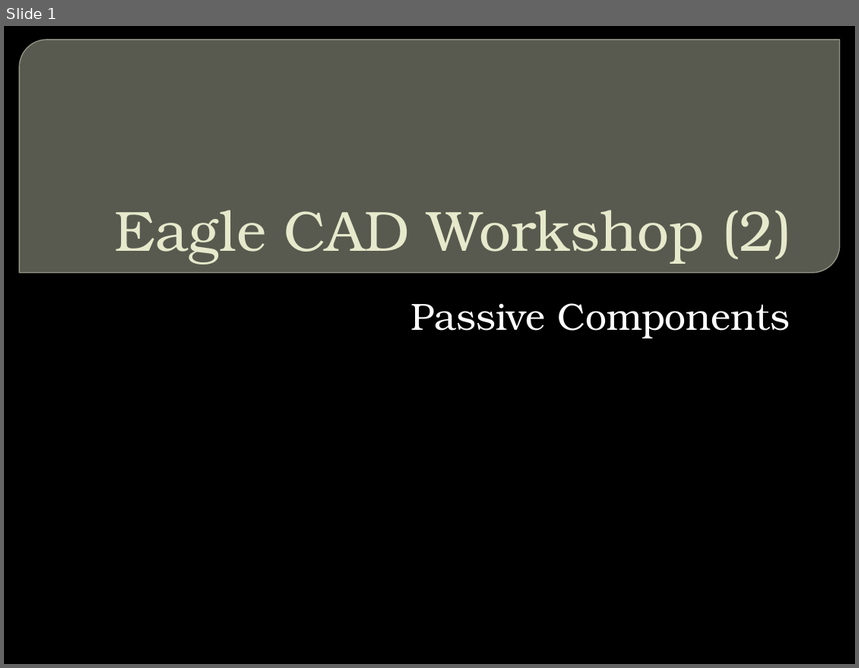
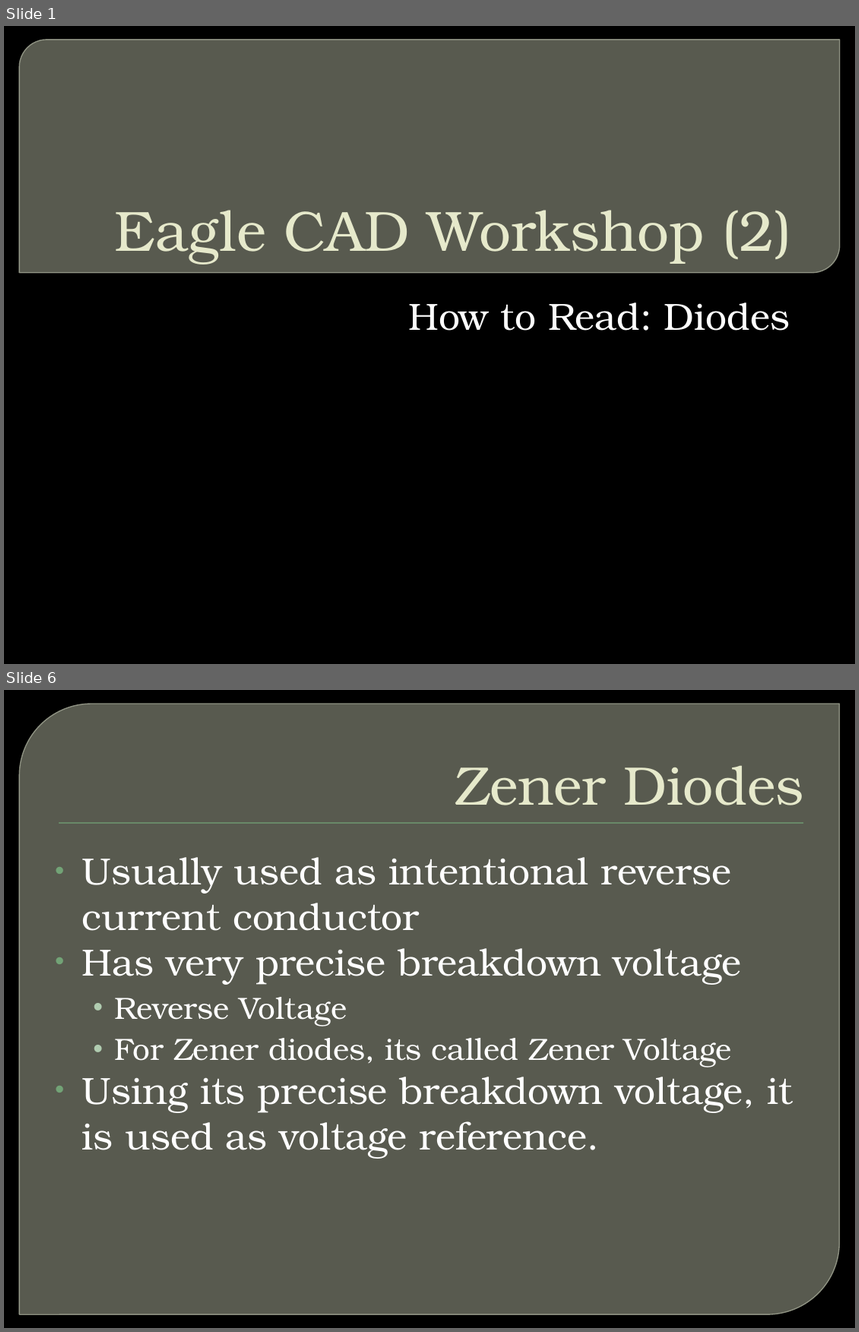
Before and after one commit to CSPon/Workshop_Materials, a slide deck: Workshop_Slides/Eagle CAD/Eagle CAD Workshop (2).pptx. Shown one above the other, each under a label of ours: slide 1 before the commit, slides 1 and 6 after it; the slides between them are not shown. The pictures are 859x668 and 859x1332 pixels, drawn with LibreOffice and Linux fonts; fonts in the diff are those of the drawing; background and template pictures are left out. Boxes give left, top, right and bottom in pixels: in the first picture for what was removed or moved away, otherwise in the second. Text is boxed around its words. In the diff, an @@ line names an element or a change of style, - is before the commit and + after.

```diff
--- a/Workshop_Slides/Eagle CAD/Eagle CAD Workshop (2).pptx
+++ b/Workshop_Slides/Eagle CAD/Eagle CAD Workshop (2).pptx
@@ slide 6 added at (4,690,855,1328), background picture (left out) @@
@@ round diag rect added at (19,704,840,1315), fill #888B7B at 65% opacity, outline #9DA090 0.87 pt @@
@@ title added at (455,765,804,806), 46 pt, text #E7EACB @@
+Zener Diodes
@@ rectangle added at (59,823,804,824), fill #72A376 @@
@@ text added at (82,857,793,1159), 32 pt, text #FFFFFF @@
+• Usually used as intentional reverse current conductor
+• Has very precise breakdown voltage
+  • Reverse Voltage
+  • For Zener diodes, its called Zener Voltage
+• Using its precise breakdown voltage, it is used as voltage reference.
@@ slide 1 changed as well @@
@@ subtitle at (408,303,790,331): text changed @@
-Passive Components
+How to Read: Diodes
```
Also in this commit, not shown: 4 other slides added, 3 slides removed, 1 other file.
